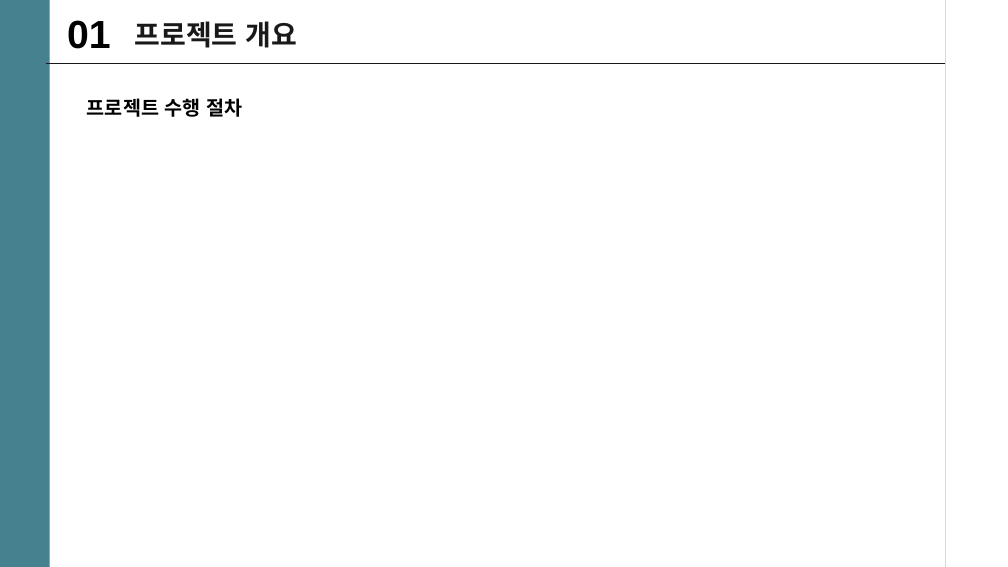
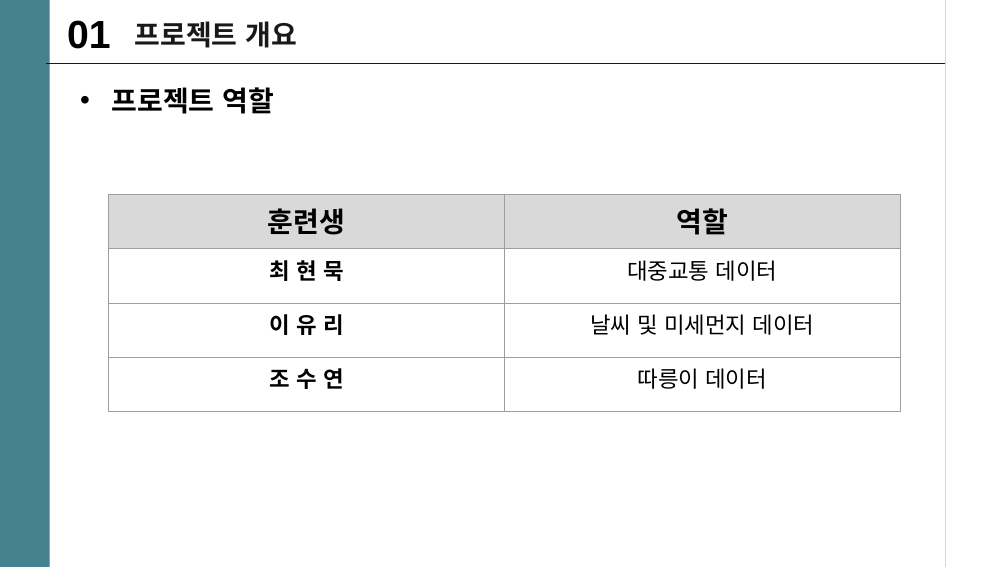
Before and after one commit to mini-project-y/1st_mini_project, a slide deck: slide 5 of Mook/PJT_유현수_수정본.pptx. Drawn at 1008x567 pixels with LibreOffice and Linux fonts; fonts in the diff are those of the drawing. Boxes give left, top, right and bottom in pixels: in the first picture for what was removed or moved away, otherwise in the second. Text is boxed around its words. In the diff, an @@ line names an element or a change of style, - is before the commit and + after.

```diff
--- a/Mook/PJT_유현수_수정본.pptx
+++ b/Mook/PJT_유현수_수정본.pptx
@@ text at bbox=[112, 87, 275, 114]: text changed; size 14 to 20 pt @@
-프로젝트 수행 절차
+• 프로젝트 역할
@@ table added at bbox=[109, 195, 901, 411], 4 rows, 2 columns @@
+훈련생 | 역할
+최 현 묵 | 대중교통 데이터
+이 유 리 | 날씨 및 미세먼지 데이터
+조 수 연 | 따릉이 데이터
```
Also in this commit, not shown: 1 other slide changed, 3 slides added, 2 slides removed.
